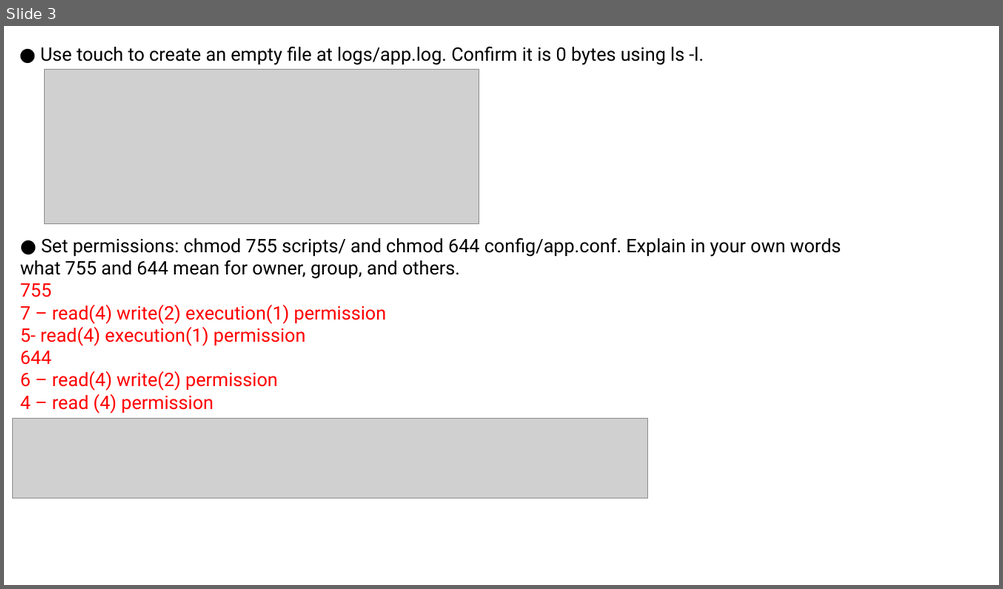
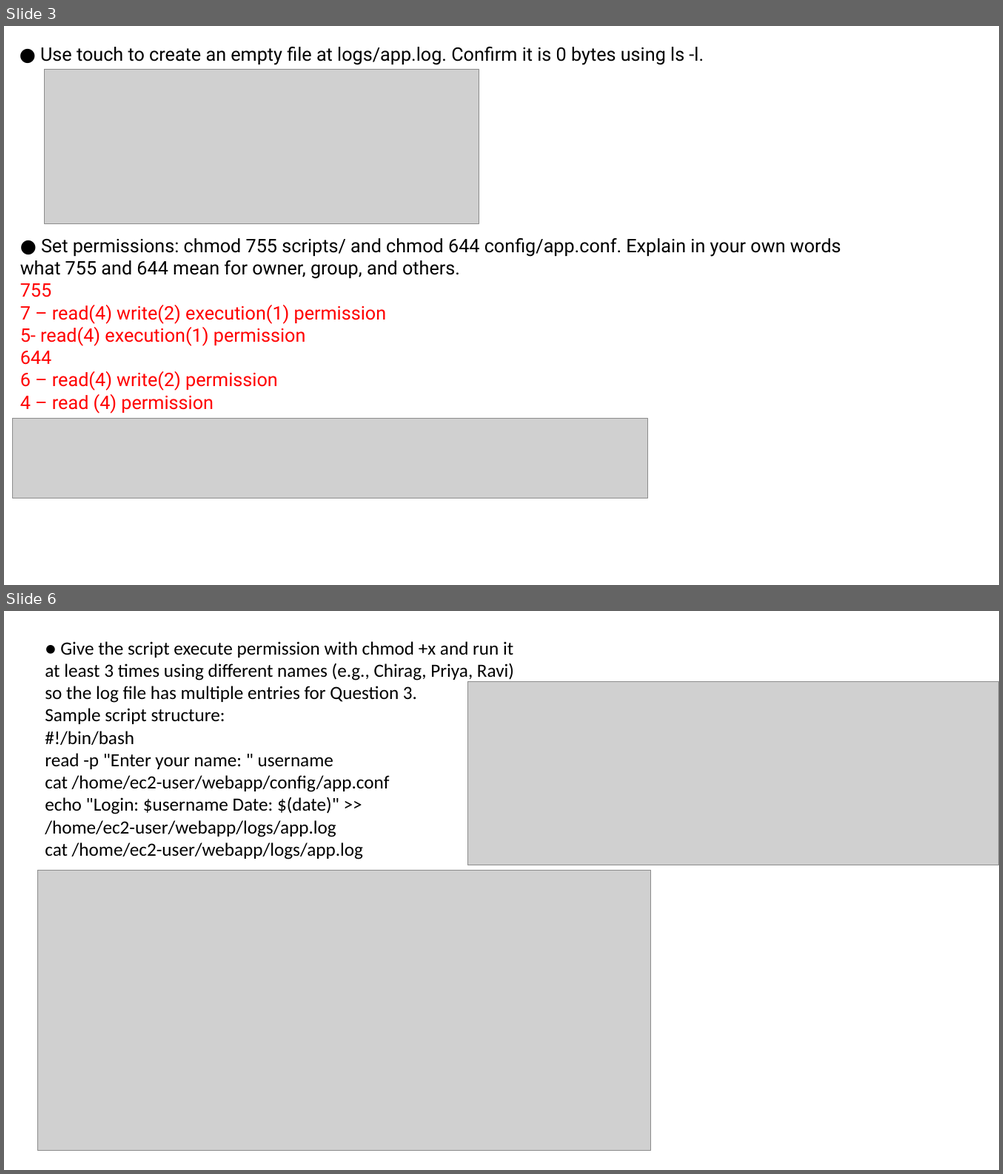
Before and after one commit to yuvarajHeroVired/-Testing-Linux-and-Server, a slide deck: Linux2.pptx. Shown one above the other, each under a label of ours: slide 3 before the commit, slides 3 and 6 after it; the slides between them are not shown. The pictures are 1003x589 and 1003x1174 pixels, drawn with LibreOffice and Linux fonts; fonts in the diff are those of the drawing; grey boxes stand for pictures. Boxes give left, top, right and bottom in pixels: in the first picture for what was removed or moved away, otherwise in the second. Text is boxed around its words. In the diff, an @@ line names an element or a change of style, - is before the commit and + after.

```diff
--- a/Linux2.pptx
+++ b/Linux2.pptx
@@ slide 6 added at <box>4,611,999,1170</box>, background #FFFFFF @@
@@ text added at <box>45,641,514,860</box>, 18 pt, text #000000 @@
+● Give the script execute permission with chmod +x and run it at least 3 times using different names (e.g., Chirag, Priya, Ravi) so the log file has multiple entries for Question 3.
+Sample script structure:
+#!/bin/bash
+read -p "Enter your name: " username
+cat /home/ec2-user/webapp/config/app.conf
+echo "Login: $username Date: $(date)" >> /home/ec2-user/webapp/logs/app.log
+cat /home/ec2-user/webapp/logs/app.log
@@ picture added at <box>468,682,999,866</box> @@
@@ picture added at <box>37,871,650,1151</box> @@
```
Also in this commit, not shown: 4 other slides added.
